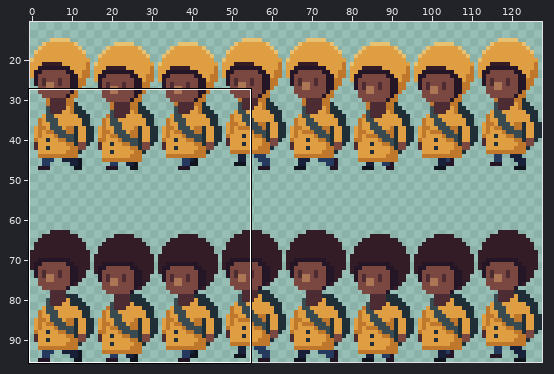
A sprite sheet gets an edit: Assets/Sprites/Player/iolanda_walk_spr_sheet.png. Above: a wide view before the commit, with the close-up outlined.
Close-up. Earlier state:
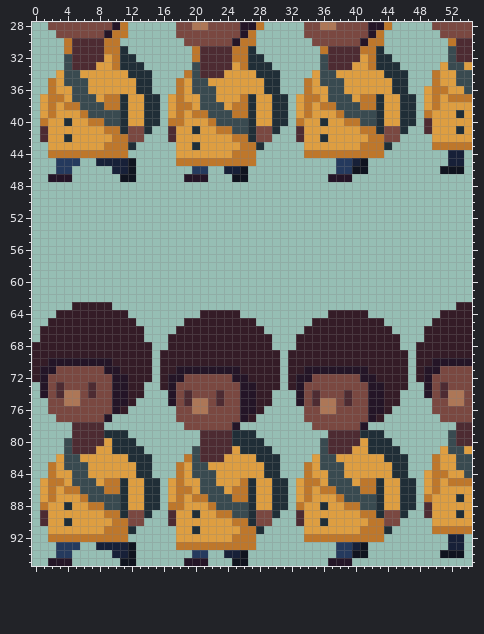
The file is 128x96 pixels. Shown: x 0..54, y 28..95. The wide view leaves out empty margins. The commit also changed other parts of the picture, which this record leaves out.
And afterwards:
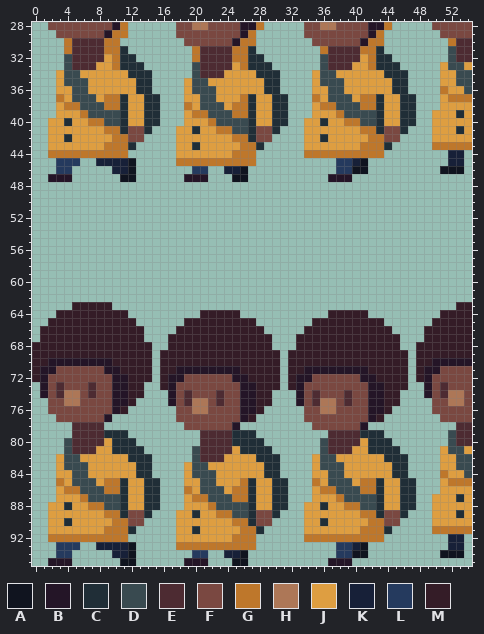
Palette (. is transparent): A #10141f  B #241527  C #202e37  D #394a50  E #4d2b32  F #7a4841  G #be772b  H #ad7757  J #de9e41  K #172038  L #253a5e  M #341c27
Difference:
Colour E is removed in row 40 at x 49; in row 41 at x 1, 17, 33 and 49; in row 42 at x 1, 17 and 33; in row 88 at x 49; in row 89 at x 1, 17, 33 and 49; in row 90 at x 1, 17 and 33.
Colour G is removed in row 34 at x 19 and 50; in rows 35 to 38 at x 2, 18, 34 and 50; in row 39 at x 2, 18, 34 and 49; in row 40 at x 1, 17 to 18 and 33; in row 82 at x 19 and 50; in rows 83 to 86 at x 2, 18, 34 and 50.
Colour G is removed in row 87 at x 2, 18, 34 and 49; in row 88 at x 1, 17 to 18 and 33.
Colour J is removed in row 36 at x 49; in rows 37 to 38 at x 1, 17, 33 and 49; in row 39 at x 1, 17 and 33; in row 84 at x 49; in rows 85 to 86 at x 1, 17, 33 and 49; in row 87 at x 1, 17 and 33.
